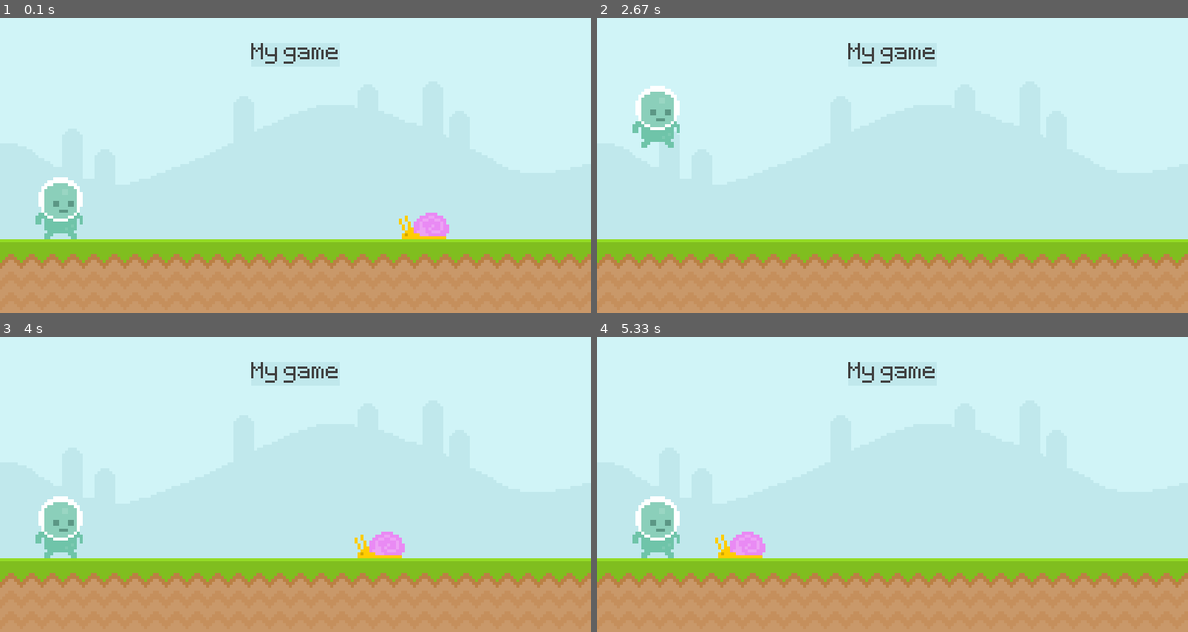
Above: before the commit, frames 1-4 (two rows, left to right).
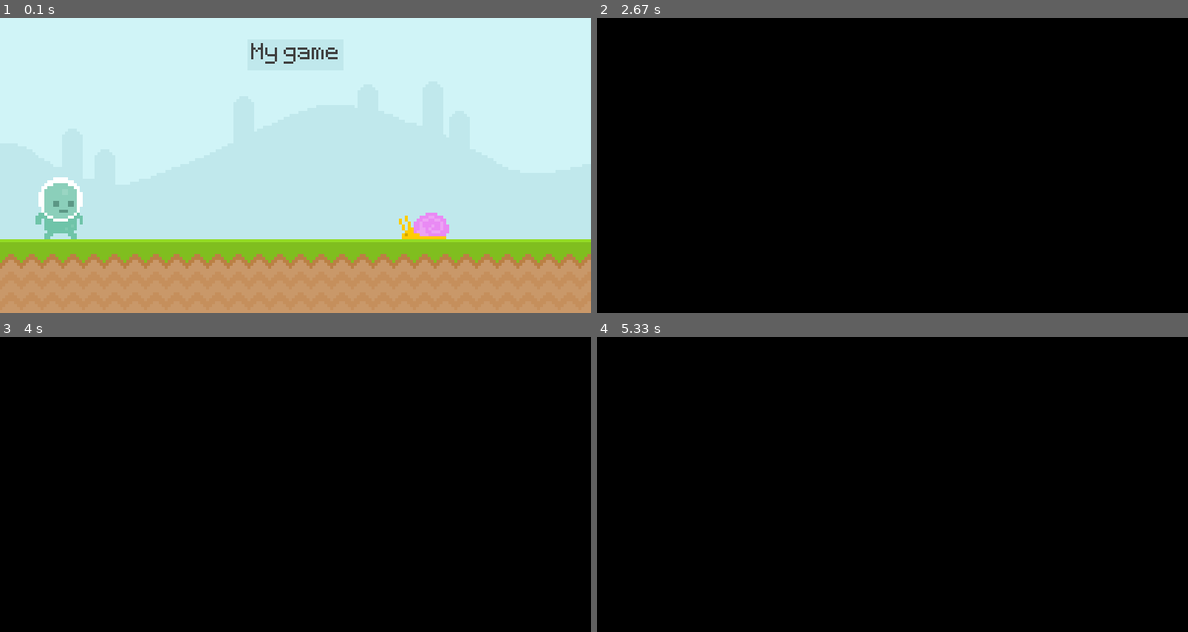
Above: after the commit, the same moments.

Repository: juliettetripier/Pygame-Practice-1
Game: pygame game, started from code/main.py
Two runs of this game, one before a commit and one after it. Both use one fixed random seed, a clock stepped at 60 frames per second and the inputs below.
Inputs (mouse positions are in pixels of both pictures, inside the frame that each line leads up to):
- Up to frame 1 (0.1 s): no input
- Up to frame 2 (2.67 s): tap Space at 0.33, 1.4, 1.7, 2.23, 2.53 s; click (656, 71) at 0.72 s; click (656, 206) at 1.05 s
- Up to frame 3 (4 s): no input
- Up to frame 4 (5.33 s): no input

The runs differ from the first frame. In frame 2, 100% of the frame differs, in the area x 0-100%, y 0-100%; in frame 3, 100%; in frame 4, 100%.

Commit message:
Added basic game over state

Diff:
--- a/code/main.py
+++ b/code/main.py
@@ -14,6 +14,8 @@
         #set up font - pygame.font.Font(font type, font size)
         self.test_font = pygame.font.Font('../font/Pixeltype.ttf', 50)
 
+        self.game_active = True
+
         self.sky_surface = pygame.image.load('../graphics/Sky.png').convert()
         self.ground_surface = pygame.image.load('../graphics/ground.png').convert()
 
@@ -28,6 +30,8 @@
         #for rendering fonts: render(text info, anti-alias boolean, color)
         self.score_surface = self.test_font.render('My game', False, (64,64,64))
         self.score_rect = self.score_surface.get_rect(center = (400, 50))
+        self.score_bg = self.score_rect.inflate(10,10)
+
 
     def run(self):
         #set up a loop to keep your game running forever, until you reach a quit event
@@ -38,41 +42,52 @@
                 if event.type == pygame.QUIT:
                     pygame.quit()
                     sys.exit()
-                if event.type == pygame.MOUSEBUTTONDOWN:
-                    if self.player_rect.collidepoint(event.pos):
-                        if self.player_rect.bottom == 300:
-                            self.player_gravity = -20
-                if event.type == pygame.KEYDOWN:
-                    if event.key == pygame.K_SPACE:
-                        if self.player_rect.bottom == 300:
-                            self.player_gravity = -20
+                if self.game_active:
+                    if event.type == pygame.MOUSEBUTTONDOWN:
+                        if self.player_rect.collidepoint(event.pos):
+                            if self.player_rect.bottom == 300:
+                                self.player_gravity = -20
+                    if event.type == pygame.KEYDOWN:
+                        if event.key == pygame.K_SPACE:
+                            if self.player_rect.bottom == 300:
+                                self.player_gravity = -20
+                else:
+                    if event.type == pygame.KEYDOWN:
+                        if event.key == pygame.K_SPACE:
+                            self.game_active = True
 
-            self.screen.fill('black')
+            if self.game_active:
+                # Background
+                # blit = "block image transfer" - put a surface on another surface
+                # two arguments - blit(surface to place it on, position)
+                self.screen.blit(self.sky_surface, (0,0))
+                self.screen.blit(self.ground_surface, (0, 300))
 
-            # Background
-            # blit = "block image transfer" - put a surface on another surface
-            # two arguments - blit(surface to place it on, position)
-            self.screen.blit(self.sky_surface, (0,0))
-            self.screen.blit(self.ground_surface, (0, 300))
+                # Score
+                #draw a rectangle background behind the score text (display surface, color, rectangle)
+                # pygame.draw.rect(self.screen, '#c0e8ec', self.score_rect)
+                pygame.draw.rect(self.screen, '#c0e8ec', self.score_bg)
+                self.screen.blit(self.score_surface, self.score_rect)
 
-            # Score
-            #draw a rectangle background behind the score text (display surface, color, rectangle)
-            pygame.draw.rect(self.screen, '#c0e8ec', self.score_rect, 10)
-            pygame.draw.rect(self.screen, '#c0e8ec', self.score_rect)
-            self.screen.blit(self.score_surface, self.score_rect)
+                # Snail
+                self.snail_rect.x -= 4
+                if self.snail_rect.right < 0:
+                    self.snail_rect.left = 800
+                self.screen.blit(self.snail_surface, self.snail_rect)
 
-            # Snail
-            self.snail_rect.x -= 4
-            if self.snail_rect.right < 0:
-                self.snail_rect.left = 800
-            self.screen.blit(self.snail_surface, self.snail_rect)
+                # Player
+                self.player_gravity += 1
+                self.player_rect.y += self.player_gravity
+                if self.player_rect.bottom >= 300:
+                    self.player_rect.bottom = 300
+                self.screen.blit(self.player_surface, self.player_rect)
 
-            # Player
-            self.player_gravity += 1
-            self.player_rect.y += self.player_gravity
-            if self.player_rect.bottom >= 300:
-                self.player_rect.bottom = 300
-            self.screen.blit(self.player_surface, self.player_rect)
+                # Collision
+                if self.snail_rect.colliderect(self.player_rect):
+                    self.game_active = False
+
+            else:
+                self.screen.fill('black')
 
             #update the display surface so anything drawn inside the while loop is displayed
             pygame.display.update()
